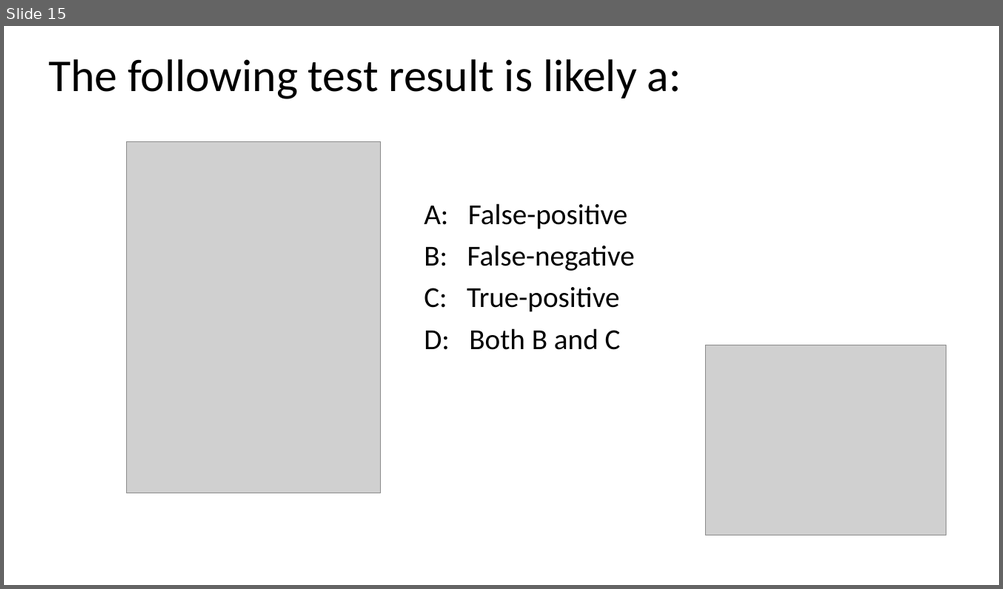
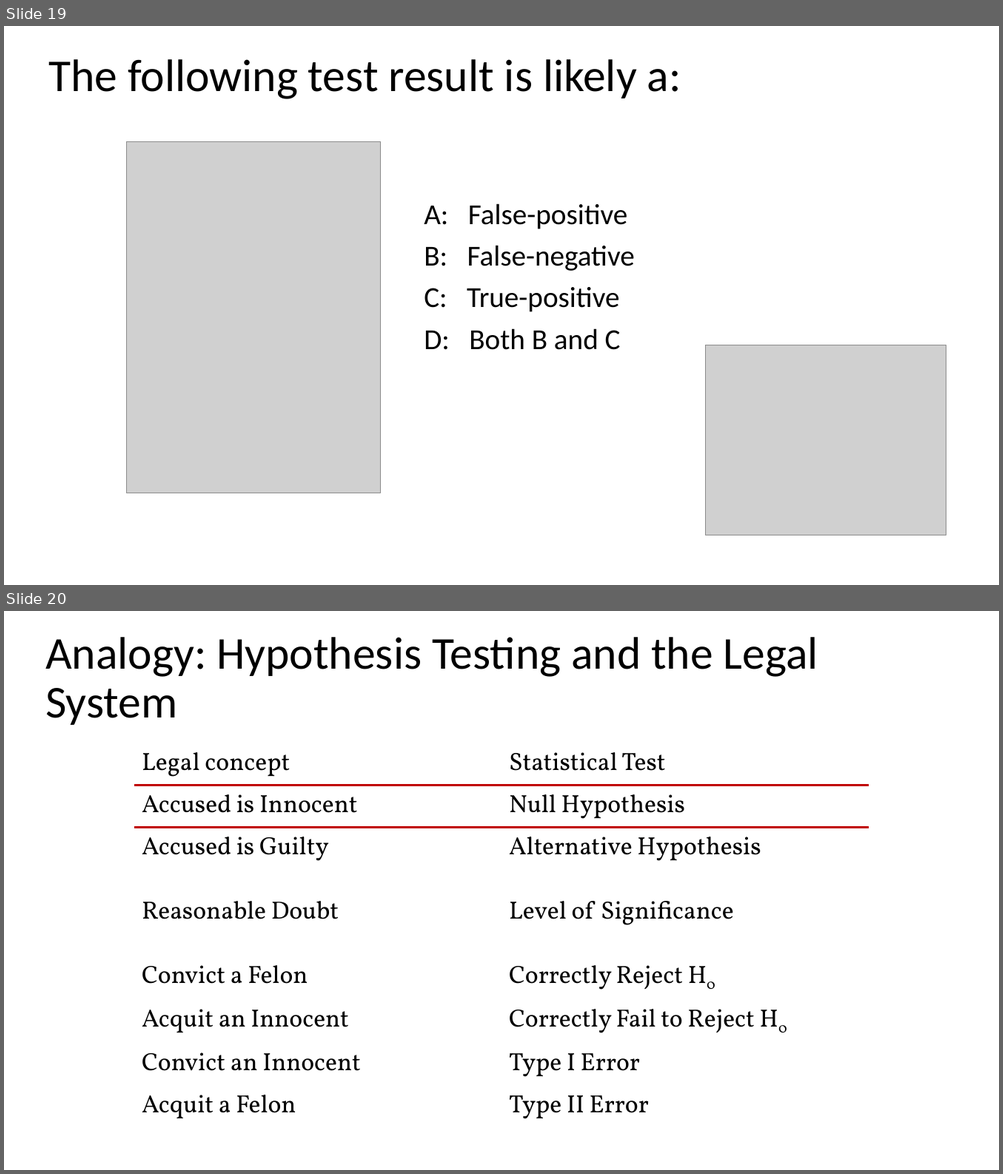
Before and after one commit to USCbiostats/LAsBEST, a slide deck: google-drive/week02/2Tues/1_lasbest-hypothesis-testing.pptx. Shown one above the other, each under a label of ours: slide 15 before the commit, slides 19 and 20 after it. The pictures are 1003x589 and 1003x1174 pixels, drawn with LibreOffice and Linux fonts; fonts in the diff are those of the drawing; grey boxes stand for pictures; background and template pictures are left out. Boxes give left, top, right and bottom in pixels: in the first picture for what was removed or moved away, otherwise in the second. Text is boxed around its words. In the diff, an @@ line names an element or a change of style, - is before the commit and + after.

Commit message:
update hypothesis testing

```diff
--- a/google-drive/week02/2Tues/1_lasbest-hypothesis-testing.pptx
+++ b/google-drive/week02/2Tues/1_lasbest-hypothesis-testing.pptx
@@ slide 20 added at [4,611,999,1170], background #FFFFFF @@
@@ title added at [45,637,818,725], 44 pt, text #000000 @@
+Analogy: Hypothesis Testing and the Legal System
@@ table added at [134,743,869,1122], 10 rows, 2 columns @@
+Legal concept | Statistical Test
+Accused is Innocent | Null Hypothesis
+Accused is Guilty | Alternative Hypothesis
+ | 
+Reasonable Doubt | Level of Significance
+ | 
+Convict a Felon | Correctly Reject H0
+Acquit an Innocent | Correctly Fail to Reject H0
+Convict an Innocent | Type I Error
+Acquit a Felon | Type II Error
@@ what was slide 15 is now slide 19 @@
```
Also in this commit, not shown: 1 slide changed, 4 other slides added, 2 other files.
